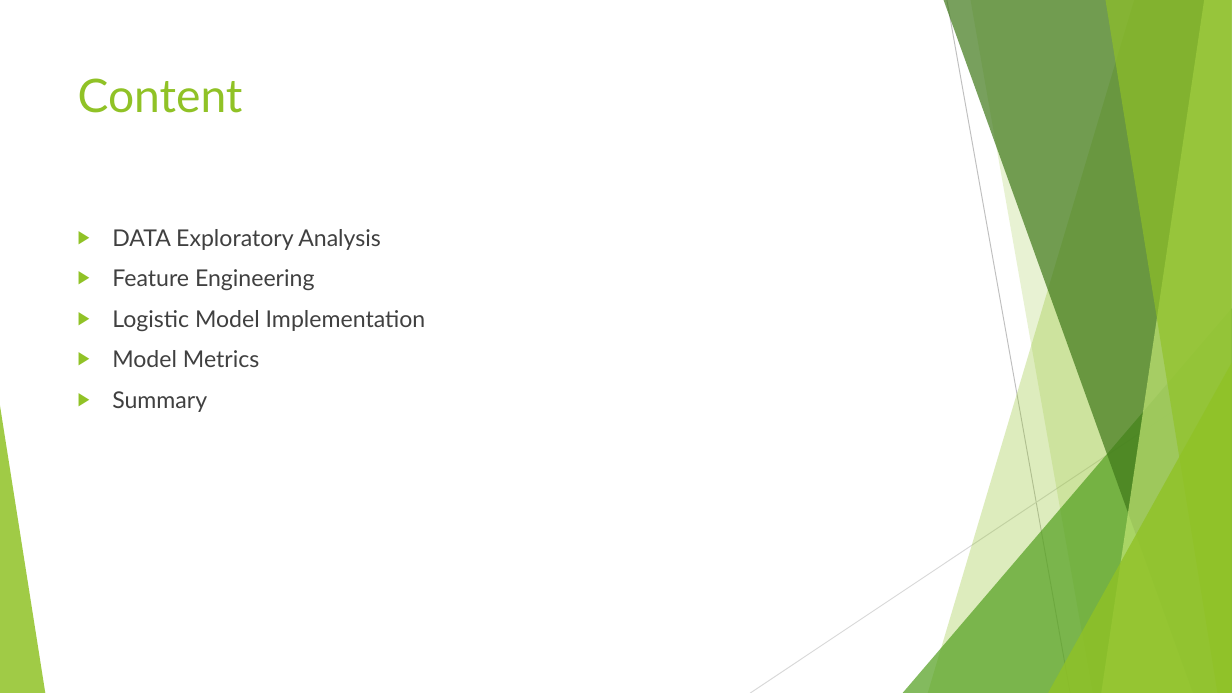
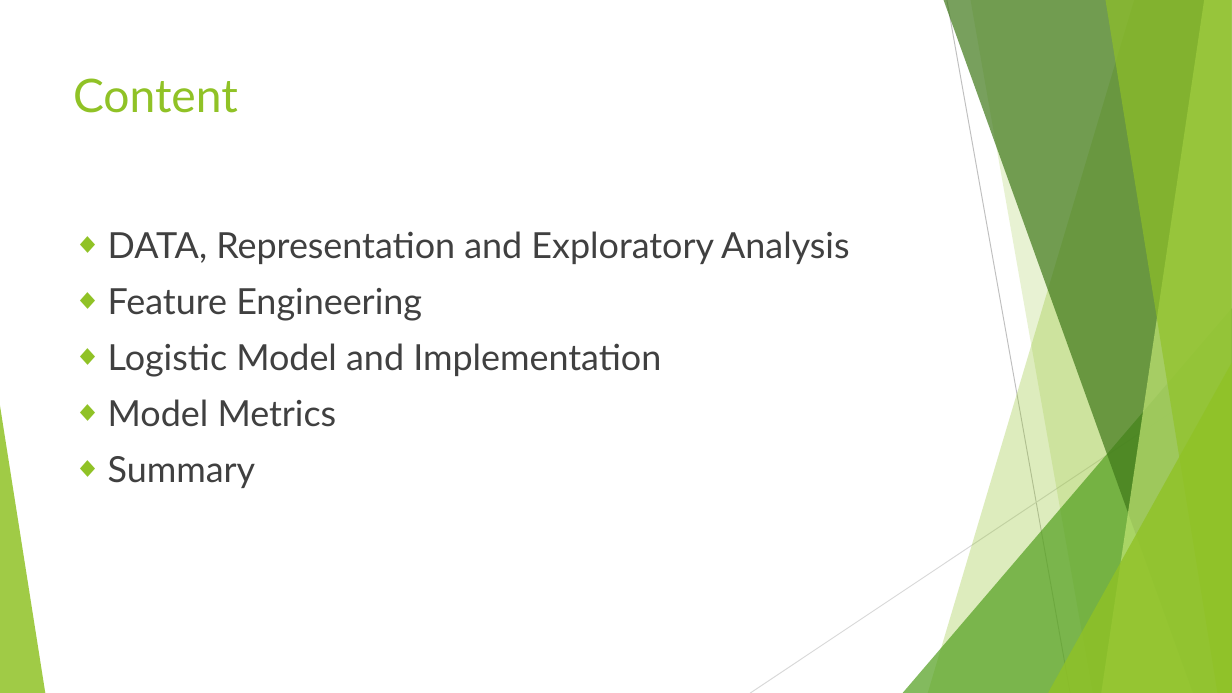
Before and after one commit to wenliangz/cs777-term-project, a slide deck: slide 2 of docs/presentation.pptx. Drawn at 1232x693 pixels with LibreOffice and Linux fonts; fonts in the diff are those of the drawing. Boxes give left, top, right and bottom in pixels: in the first picture for what was removed or moved away, otherwise in the second. Text is boxed around its words. In the diff, an @@ line names an element or a change of style, - is before the commit and + after.

```diff
--- a/docs/presentation.pptx
+++ b/docs/presentation.pptx
@@ title "Content": place and size @@
-title "Content" at (78, 78, 243, 113)
+title "Content" at (73, 78, 238, 113)
@@ text at (108, 231, 849, 264): text changed; size 18 to 28 pt @@
-▶ DATA Exploratory Analysis
+◆ DATA, Representation and Exploratory Analysis
@@ text at (108, 288, 422, 488): size 18 to 28 pt in "Feature Engineering", "Model Metrics", "Summary"; bullet ▶ to ◆ @@
@@ text at (108, 343, 661, 377): text changed; size 18 to 28 pt @@
-▶ Logistic Model Implementation
+◆ Logistic Model and Implementation
```
Also in this commit, not shown: 11 other slides changed.
